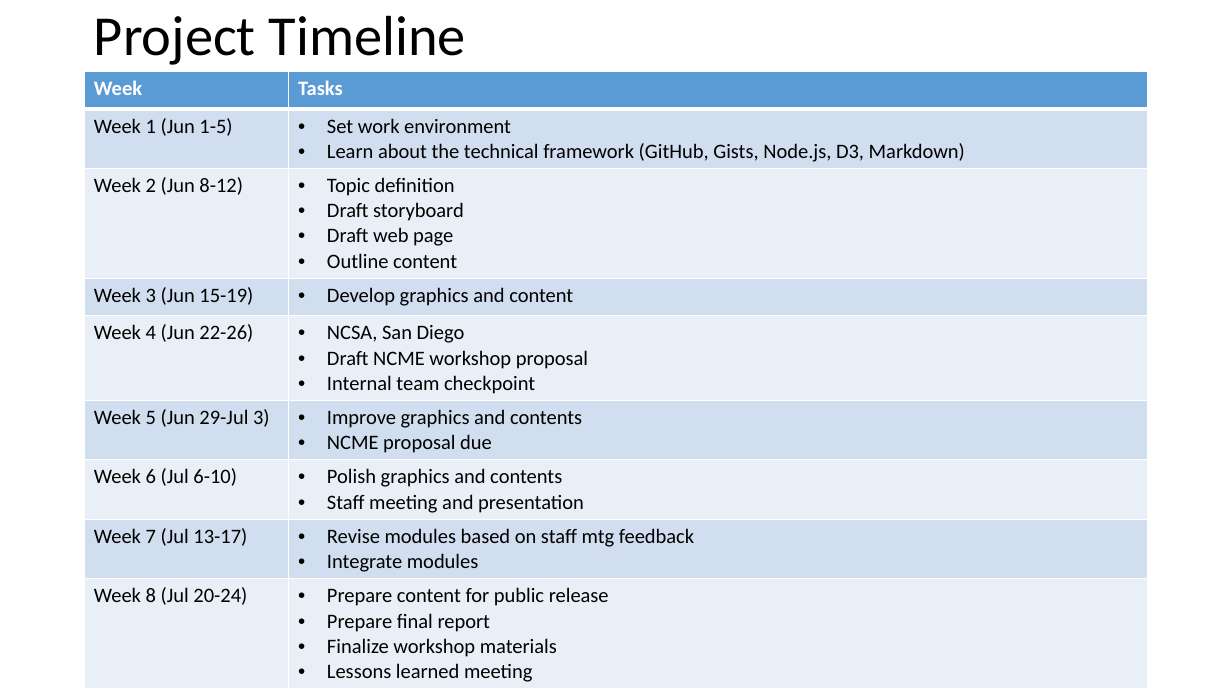
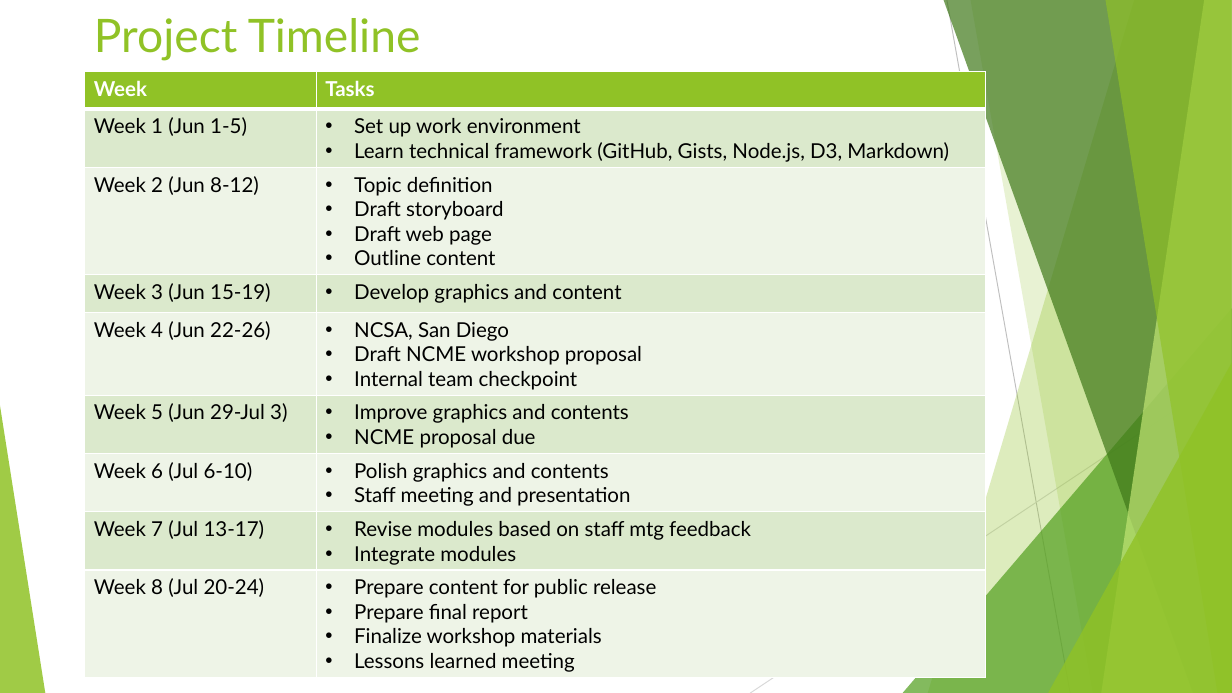
Before and after one commit to lcancado/Center-Internship-Presentations, a slide deck: slide 9 of Internship Update June 11.pptx. Drawn at 1232x693 pixels with LibreOffice and Linux fonts; fonts in the diff are those of the drawing. Boxes give left, top, right and bottom in pixels: in the first picture for what was removed or moved away, otherwise in the second. Text is boxed around its words. In the diff, an @@ line names an element or a change of style, - is before the commit and + after.

```diff
--- a/Internship Update June 11.pptx
+++ b/Internship Update June 11.pptx
@@ title "Project Timeline" at (94, 18, 421, 61): size 44 to 36 pt, font Calibri to Lato, text colour #000000 to #90C226; line spacing 0.9 to 1; vertical alignment middle to top @@
@@ table at (85, 72, 985, 680) @@
-row 2, column 2: Set work environment / Learn about the technical framework (GitHub, Gists, Node.js, D3, Markdown)
+row 2, column 2: Set up work environment / Learn technical framework (GitHub, Gists, Node.js, D3, Markdown)
@@ fill #5B9BD5 to #90C226 in row 1 @@
@@ fill #D2DEEF to #DBE9CD in 8 cells @@
@@ fill #EAEFF7 to #EEF4E8 in 8 cells @@
@@ font Calibri to Lato in "Week", "Tasks", "Week 1 (Jun 1-5)", "Week 2 (Jun 8-12)" and 24 more places @@
@@ table: place and size @@
-table at (85, 72, 1148, 686)
+table at (85, 72, 985, 680)
@@ group added at (0, 0, 1232, 693): 5 freeform shapes, 3 triangles, 2 lines @@
```
Also in this commit, not shown: 9 other slides changed.
